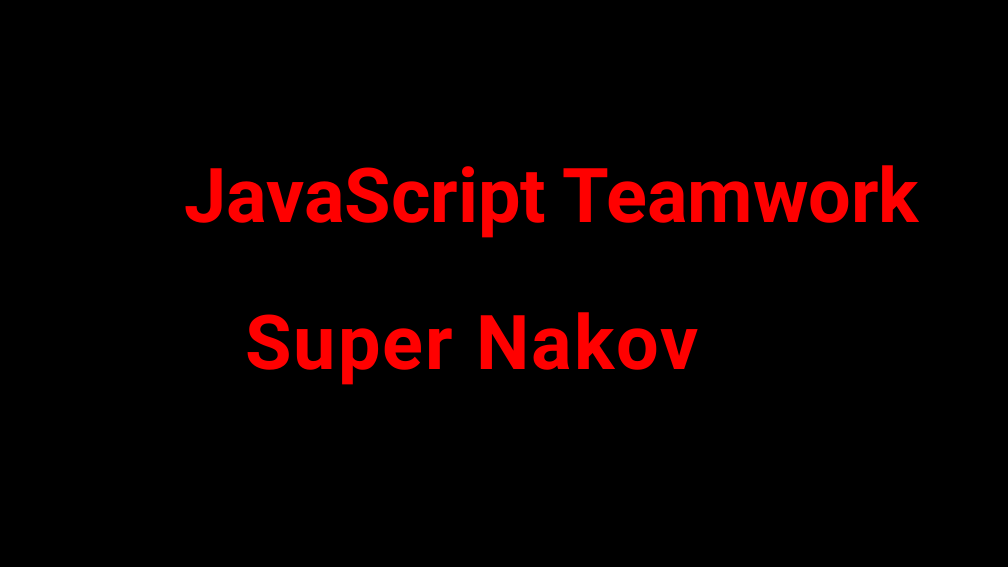
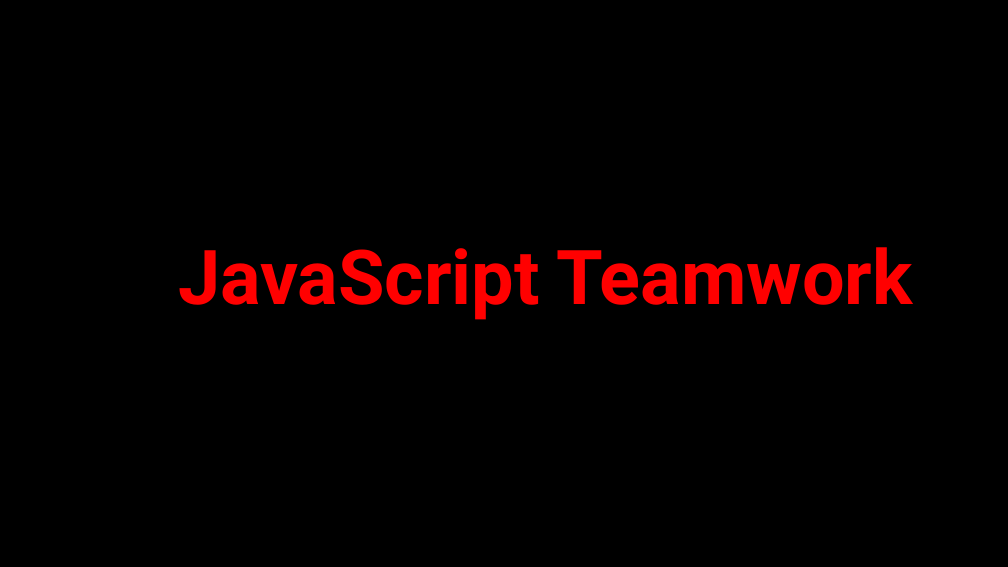
Before and after one commit to MoonOrchid/MoonOrchid-Project, a slide deck: slide 1 of Presentation.pptx. Drawn at 1008x567 pixels with LibreOffice and Linux fonts; fonts in the diff are those of the drawing; background and template pictures are left out. Boxes give left, top, right and bottom in pixels: in the first picture for what was removed or moved away, otherwise in the second. Text is boxed around its words. In the diff, an @@ line names an element or a change of style, - is before the commit and + after.

```diff
--- a/Presentation.pptx
+++ b/Presentation.pptx
@@ title "JavaScript Teamwork": place and size @@
-title "JavaScript Teamwork" at (184, 165, 919, 238)
+title "JavaScript Teamwork" at (178, 247, 912, 320)
@@ subtitle removed at (245, 312, 699, 385) @@
-Super Nakov
```
Also in this commit, not shown: 2 other slides changed, 6 slides added.
